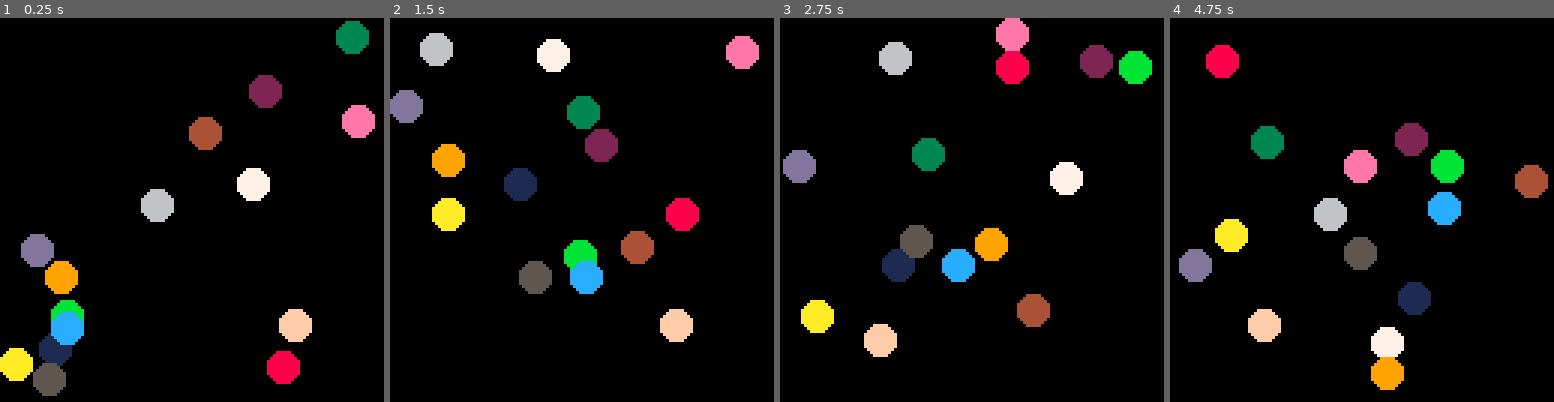
Above: before the commit, frames 1-4 (left to right).
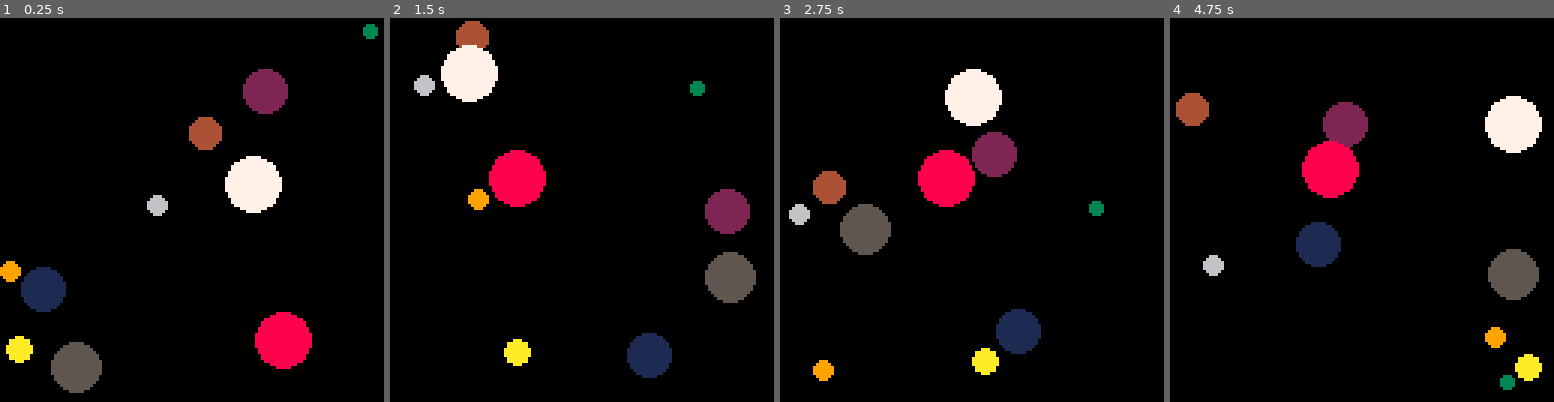
Above: after the commit, the same moments.

Repository: quinnvoker/qphys
Game: PICO-8 cartridge qphys.p8
Two runs of this game, one before a commit and one after it. Both use one fixed random seed, a clock stepped at 60 frames per second and the inputs below.
Inputs:
- Up to frame 1 (0.25 s): no input
- Up to frame 2 (1.5 s): no input
- Up to frame 3 (2.75 s): no input
- Up to frame 4 (4.75 s): no input

The runs differ from the first frame. In frame 1, 11% of the frame differs, in the area x 0-99%, y 0-99%; in frame 2, 16%; in frame 3, 17%; in frame 4, 17%, in the area x 1-99%, y 7-97%.

Commit message:
Fix rewind step calculation

Diff:
--- a/ball.lua
+++ b/ball.lua
@@ -49,7 +49,7 @@
 	ball.__count += 1
 	local o = o or {}
 	o.id = ball.__count
-	o.col = o.id % 16
+	o.col = o.col or o.id % 16
 	setmetatable(o, self)
 	o.__index = self
 	return o
--- a/main.lua
+++ b/main.lua
@@ -1,5 +1,5 @@
-ball_count = 16
-ball_radius = 5
+ball_count = 10
+max_radius = 8
 
 function _init()
 	balls = {}
@@ -8,9 +8,8 @@
 		add(balls, ball:new({
 			pos=vec2:new(rnd(127),rnd(127)),
 			vel=vec2:new(rnd(2)-1,rnd(2)-1):normal(),
-			rad=ball_radius,
-      col=rnd(15)+1
-		}))
+			rad=2+flr(rnd(max_radius)),
+    }))
 	end
 end
 
@@ -43,10 +42,10 @@
  	 local t_xpoint = target.pos
  	 repeat
  			steps += 1
- 			rewind += 0.1 * steps
+ 			rewind = 0.1 * steps
  			s_xpoint = source.pos - source.vel * rewind
  			t_xpoint = target.pos - target.vel * rewind
- 		until (s_xpoint - t_xpoint):mag() >= source.rad + target.rad
+ 		until rewind > 1 or (s_xpoint - t_xpoint):mag() >= source.rad + target.rad
     local s_newvel = collision_vel(s_xpoint, source.vel, t_xpoint, target.vel)
  		local t_newvel = collision_vel(t_xpoint, target.vel, s_xpoint, source.vel)
  		source.pos = s_xpoint + source.vel * rewind
--- a/qphys.p8
+++ b/qphys.p8
@@ -106,15 +106,15 @@
 	ball.__count += 1
 	local o = o or {}
 	o.id = ball.__count
-	o.col = o.id % 16
+	o.col = o.col or o.id % 16
 	setmetatable(o, self)
 	o.__index = self
 	return o
 end
 
 -->8
-ball_count = 16
-ball_radius = 5
+ball_count = 10
+max_radius = 8
 
 function _init()
 	balls = {}
@@ -123,9 +123,8 @@
 		add(balls, ball:new({
 			pos=vec2:new(rnd(127),rnd(127)),
 			vel=vec2:new(rnd(2)-1,rnd(2)-1):normal(),
-			rad=ball_radius,
-      col=rnd(15)+1
-		}))
+			rad=2+flr(rnd(max_radius)),
+    }))
 	end
 end
 
@@ -158,10 +157,10 @@
  	 local t_xpoint = target.pos
  	 repeat
  			steps += 1
- 			rewind += 0.1 * steps
+ 			rewind = 0.1 * steps
  			s_xpoint = source.pos - source.vel * rewind
  			t_xpoint = target.pos - target.vel * rewind
- 		until (s_xpoint - t_xpoint):mag() >= source.rad + target.rad
+ 		until rewind > 1 or (s_xpoint - t_xpoint):mag() >= source.rad + target.rad
     local s_newvel = collision_vel(s_xpoint, source.vel, t_xpoint, target.vel)
  		local t_newvel = collision_vel(t_xpoint, target.vel, s_xpoint, source.vel)
  		source.pos = s_xpoint + source.vel * rewind
